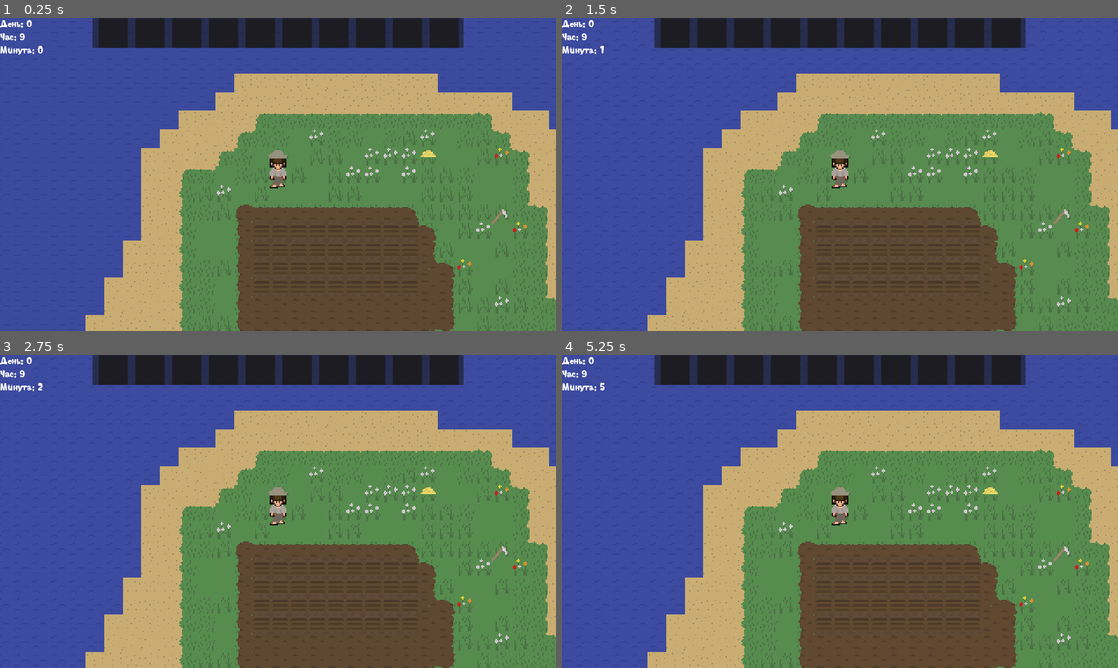
Above: before the commit, frames 1-4 (two rows, left to right).
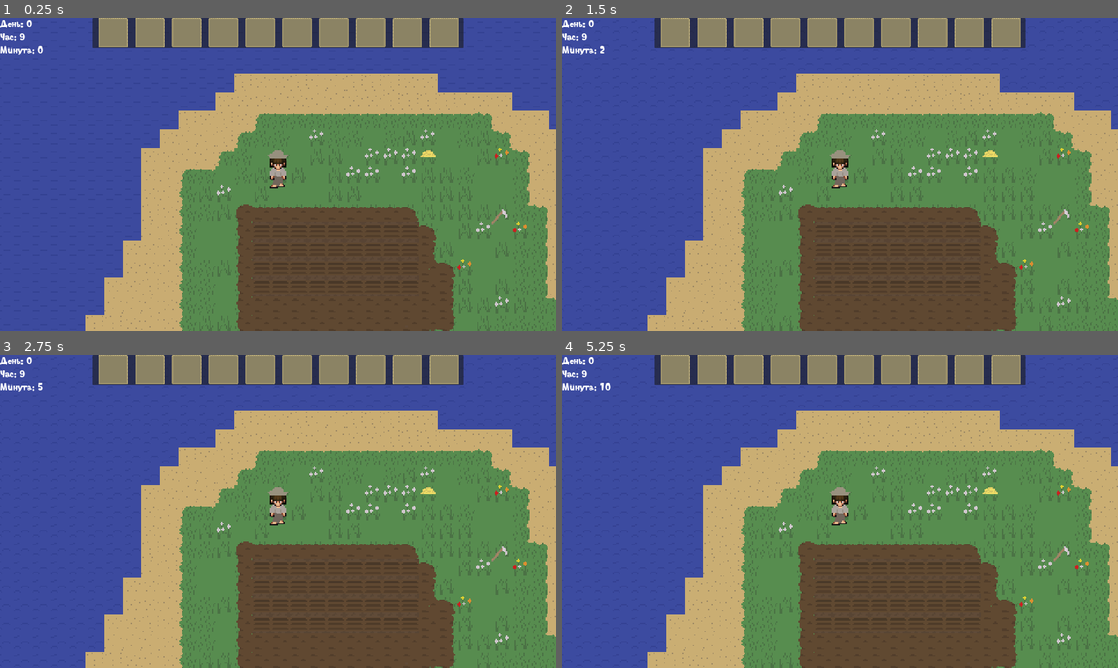
Above: after the commit, the same moments.

Repository: AlBac22219/Project-Medieval-Farm
Game: Godot game, scene res://src/maps/farm_map.tscn
The game is run twice, just before and just after one commit, with the same random seed, the same clock (stepped at 60 frames per second) and the same inputs.
Inputs (mouse positions are in pixels of both pictures, inside the frame that each line leads up to):
- Up to frame 1 (0.25 s): no input
- Up to frame 2 (1.5 s): click (673, 33) at 0.52 s; click (712, 33) at 1.27 s
- Up to frame 3 (2.75 s): click (189, 370) at 2.02 s
- Up to frame 4 (5.25 s): click (784, 370) at 2.77 s; click (823, 370) at 3.52 s; click (856, 370) at 4.27 s; click (895, 370) at 5.02 s

The runs differ from the first frame. In frame 1, 5.1% of the frame differs, in the area x 17-83%, y 0-10%; in frame 2, 5.1%; in frame 3, 5.1%; in frame 4, 5.1%, in the area x 6-83%, y 0-12%.

Commit message:
prepared inventory to swap slots

Diff:
--- a/project.godot
+++ b/project.godot
@@ -18,7 +18,8 @@
 
 [autoload]
 
-Global="*res://src/Global.gd"
+Global="*res://src/globals/Global.gd"
+EnvironmentSetting="*res://src/globals/environment_setting.tscn"
 
 [display]
 
--- a/src/Resources/InventoryItem.gd
+++ b/src/Resources/InventoryItem.gd
@@ -9,3 +9,4 @@
 @export var max_quantity: int
 @export var tileset_coord: Vector2i
 @export var work_mode: work_modes
+@export var optimal_price: float
--- a/src/UI/Inventory/in_game_inventory_ui.gd
+++ b/src/UI/Inventory/in_game_inventory_ui.gd
@@ -4,6 +4,8 @@
 @export var h_box_container: HBoxContainer
 @export var inventory: Inventory
 var slots
+var old_selected_sprite = null
+var new_selected_sprite = null
 # Called when the node enters the scene tree for the first time.
 func _ready():
 	create_inventory(10)
@@ -14,8 +16,11 @@
 	for i in range(inventory_size):
 		var slot_scene = preload("res://src/UI/Inventory/inventory_slot.tscn")
 		var slot_inst = slot_scene.instantiate()
+		slot_inst.set_in_game(true)
+		slot_inst.id = i
 		h_box_container.add_child(slot_inst)
 	slots = h_box_container.get_children()
+	connect_update_signals()
 
 func update():
 	for i in range(min(inventory.slots.size(), slots.size())):
@@ -24,21 +29,47 @@
 func _input(event):
 	if event.is_action_pressed("1_slot"):
 		emit_signal("get_slot", inventory.slots[0])
+		change_selection(0)
 	elif event.is_action_pressed("2_slot"):
 		emit_signal("get_slot", inventory.slots[1])
+		change_selection(1)
 	elif event.is_action_pressed("3_slot"):
 		emit_signal("get_slot", inventory.slots[2])
+		change_selection(2)
 	elif event.is_action_pressed("4_slot"):
 		emit_signal("get_slot", inventory.slots[3])
+		change_selection(3)
 	elif event.is_action_pressed("5_slot"):
 		emit_signal("get_slot", inventory.slots[4])
+		change_selection(4)
 	elif event.is_action_pressed("6_slot"):
 		emit_signal("get_slot", inventory.slots[5])
+		change_selection(5)
 	elif event.is_action_pressed("7_slot"):
 		emit_signal("get_slot", inventory.slots[6])
+		change_selection(6)
 	elif event.is_action_pressed("8_slot"):
 		emit_signal("get_slot", inventory.slots[7])
+		change_selection(7)
 	elif event.is_action_pressed("9_slot"):
 		emit_signal("get_slot", inventory.slots[8])
+		change_selection(8)
 	elif event.is_action_pressed("0_slot"):
 		emit_signal("get_slot", inventory.slots[9])
+		change_selection(9)
+
+func change_selection(slot_id: int):
+	old_selected_sprite = new_selected_sprite
+	new_selected_sprite = slots[slot_id]
+	if old_selected_sprite:
+		old_selected_sprite.select(false)
+		new_selected_sprite.select(true)
+	else:
+		new_selected_sprite.select(true)
+
+func update_selected_slot(id_of_slot: int):
+	emit_signal("get_slot", inventory.slots[id_of_slot])
+
+func connect_update_signals():
+	for slot in slots:
+		slot.connect("update_item", update_selected_slot)
--- a/src/UI/Inventory/inventory_slot.gd
+++ b/src/UI/Inventory/inventory_slot.gd
@@ -1,7 +1,16 @@
-extends Panel
-
+extends Button
+signal my_pressed
+signal update_item(inventory_slot_id)
+@export var background_sprite: Sprite2D
 @export var item_sprite: Sprite2D
 @export var quantity: Label
+@export var selected: bool = false
+@export var in_game: bool = false
+var id: int
+
+func _ready():
+	if selected:
+		background_sprite.frame = 1
 
 func update(slot: InventorySlot):
 	if !slot.item:
@@ -13,3 +22,20 @@
 			quantity.text = str(slot.quantity)
 		else:
 			quantity.text = ""
+		if selected:
+			update_item.emit(id)
+
+func select(new_select):
+	selected = new_select
+	if selected:
+		background_sprite.frame = 0
+	else:
+		background_sprite.frame = 1
+
+func set_in_game(is_in_game: bool):
+	in_game = is_in_game
+
+func _on_pressed():
+	if !in_game:
+		print("press")
+		emit_signal("my_pressed")
--- a/src/UI/Inventory/inventory_slot.tscn
+++ b/src/UI/Inventory/inventory_slot.tscn
@@ -1,14 +1,18 @@
-[gd_scene load_steps=4 format=3 uid="uid://cdgjxj0x74iro"]
+[gd_scene load_steps=5 format=3 uid="uid://cdgjxj0x74iro"]
 
 [ext_resource type="Script" path="res://src/UI/Inventory/inventory_slot.gd" id="1_kcryd"]
+[ext_resource type="Texture2D" uid="uid://bskcf3xk36pog" path="res://assets/textures/ui/slot_texture.png" id="2_s0s6r"]
 [ext_resource type="FontFile" uid="uid://d0jx46n588qvg" path="res://assets/fonts/Softie Cyr.ttf" id="2_v3lcr"]
 
 [sub_resource type="LabelSettings" id="LabelSettings_0fnvu"]
 font = ExtResource("2_v3lcr")
 font_size = 32
+shadow_size = 5
+shadow_color = Color(0, 0, 0, 1)
 
-[node name="Inventory_slot" type="Panel" node_paths=PackedStringArray("item_sprite", "quantity")]
+[node name="Inventory_slot" type="Button" node_paths=PackedStringArray("background_sprite", "item_sprite", "quantity")]
 process_mode = 3
+self_modulate = Color(1, 1, 1, 0)
 custom_minimum_size = Vector2(102, 102)
 anchors_preset = 15
 anchor_right = 1.0
@@ -18,10 +22,18 @@
 grow_horizontal = 2
 grow_vertical = 2
 script = ExtResource("1_kcryd")
+background_sprite = NodePath("Sprite2D")
 item_sprite = NodePath("Panel/Item_sprite")
 quantity = NodePath("Panel/Quantity_of_items_label")
 
+[node name="Sprite2D" type="Sprite2D" parent="."]
+texture = ExtResource("2_s0s6r")
+centered = false
+vframes = 2
+frame = 1
+
 [node name="Panel" type="Panel" parent="."]
+self_modulate = Color(1, 1, 1, 0)
 custom_minimum_size = Vector2(98, 98)
 layout_mode = 1
 anchors_preset = 8
@@ -35,6 +47,7 @@
 offset_bottom = 46.0
 grow_horizontal = 2
 grow_vertical = 2
+mouse_filter = 1
 
 [node name="Item_sprite" type="Sprite2D" parent="Panel"]
 position = Vector2(49, 49)
@@ -51,3 +64,5 @@
 grow_vertical = 0
 label_settings = SubResource("LabelSettings_0fnvu")
 horizontal_alignment = 1
+
+[connection signal="pressed" from="." to="." method="_on_pressed"]
--- a/src/UI/Inventory/inventory_ui.gd
+++ b/src/UI/Inventory/inventory_ui.gd
@@ -10,32 +10,12 @@
 	create_inventory(inventory.slots.size())
 	inventory.connect("update_inventory", update)
 	update()
-	#Global.player_inventory_grid_container = grid_cont
-	#Global.inventory_update.connect(_on_inventory_update)
-	#_on_inventory_update()
 
 func _input(event):
 	if event.is_action_pressed("inventory_button"):
 		get_parent().visible = !get_parent().visible
 		get_tree().paused = !get_tree().paused
 		open_inventory()
-
-func _on_inventory_update():
-	clear_grid_conteiner()
-	for item in Global.inventory:
-		var slot = Global.inventory_slot_scene.instantiate()
-		if item != null:
-			slot.set_item(item, false)
-		else:
-			slot.set_empty()
-		grid_cont.add_child(slot)
-	#updated_inventory.emit()
-
-func clear_grid_conteiner():
-	while grid_cont.get_child_count() > 0:
-		var child = grid_cont.get_child(0)
-		grid_cont.remove_child(child)
-		child.queue_free()
 
 func open_inventory():
 	for i in get_parent().get_parent().get_child(0).get_child_count():
--- a/src/UI/Inventory/inventory_ui.tscn
+++ b/src/UI/Inventory/inventory_ui.tscn
@@ -110,3 +110,8 @@
 theme_override_constants/h_separation = 25
 theme_override_constants/v_separation = 25
 columns = 10
+
+[node name="NinePatchRect" type="NinePatchRect" parent="."]
+layout_mode = 0
+offset_right = 40.0
+offset_bottom = 40.0
--- /dev/null
+++ b/src/globals/environment_setting.tscn
@@ -0,0 +1,3 @@
+[gd_scene format=3 uid="uid://br0gnx2n82mil"]
+
+[node name="Environment_setting" type="WorldEnvironment"]
--- a/src/items/scythle.tres
+++ b/src/items/scythle.tres
@@ -12,3 +12,4 @@
 max_quantity = 1
 tileset_coord = Vector2i(0, 0)
 work_mode = 4
+optimal_price = 20.0
--- a/src/items/wheat.tres
+++ b/src/items/wheat.tres
@@ -9,6 +9,7 @@
 name = "Пшеница"
 type = "Семена"
 description = "Золотистые зерна собранные с вашего поля. Подходят как для продажи, так и для посевов."
-max_quantity = 64
+max_quantity = 999
 tileset_coord = Vector2i(0, 0)
 work_mode = 3
+optimal_price = 0.16
--- a/src/maps/farm_map.tscn
+++ b/src/maps/farm_map.tscn
@@ -35,6 +35,7 @@
 color = Color(0.188235, 0.152941, 0.219608, 1)
 script = ExtResource("4_s8ptx")
 gradient = SubResource("GradientTexture1D_c1y3i")
+INGAME_SPEED = 2.0
 INITIAL_HOUR = 9
 
 [node name="CanvasLayer" type="CanvasLayer" parent="."]
Binary file added: assets/textures/ui/slot_texture.png
Not shown, added: assets/textures/ui/slot_texture.png.import
Renamed: src/Global.gd -> src/globals/Global.gd
